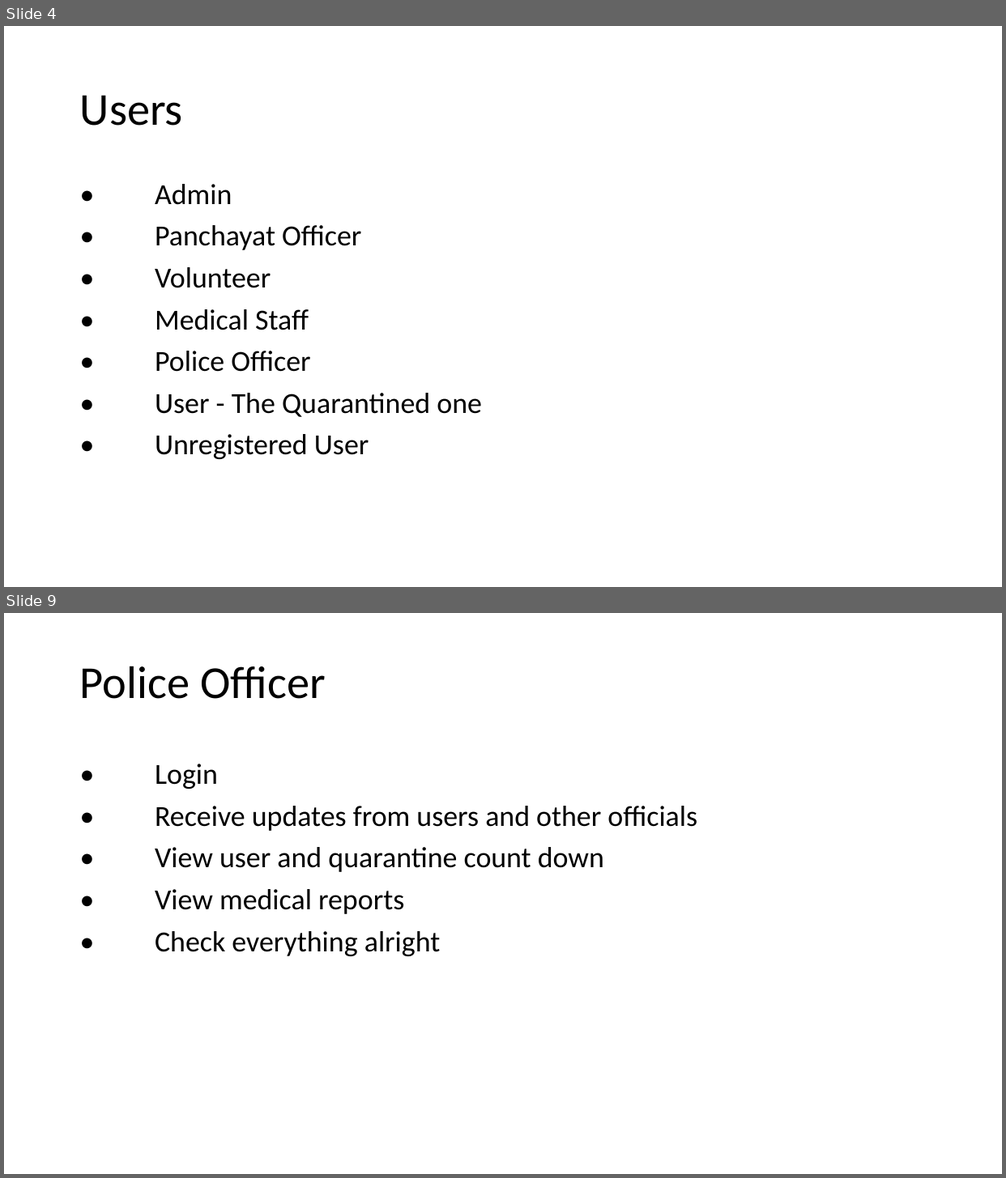
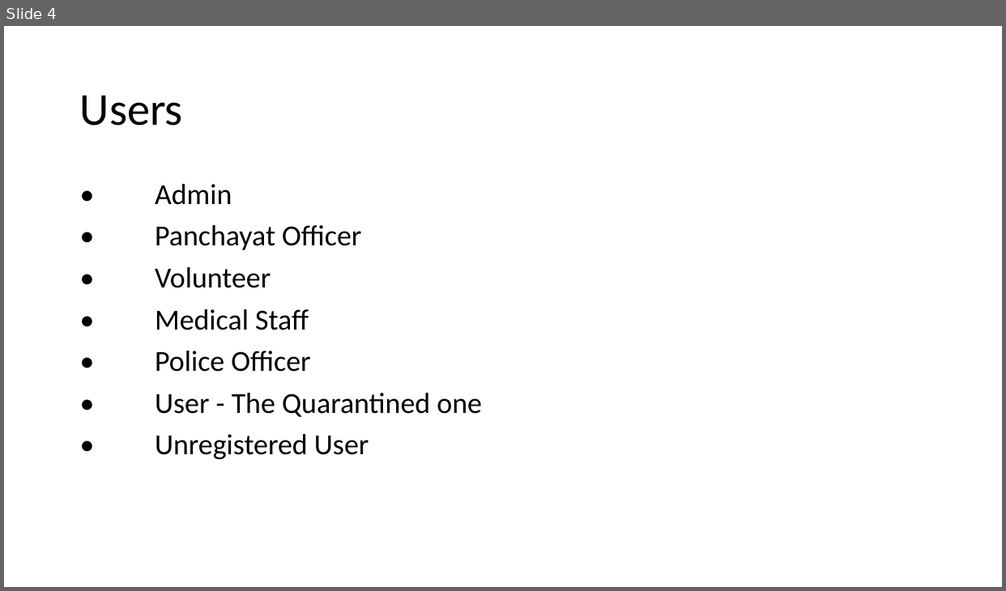
Before and after one commit to alan-jozf/Home-Care, a slide deck: Documents/Presentation.ppt. Shown one above the other, each under a label of ours: slides 4 and 9 before the commit, slide 4 after it; the slides between them are not shown. The pictures are 1006x1178 and 1006x591 pixels, drawn with LibreOffice and Linux fonts; fonts in the diff are those of the drawing. Boxes give left, top, right and bottom in pixels: in the first picture for what was removed or moved away, otherwise in the second. Text is boxed around its words. In the diff, an @@ line names an element or a change of style, - is before the commit and + after.

```diff
--- a/Documents/Presentation.ppt
+++ b/Documents/Presentation.ppt
@@ slide 9 removed at <box>4,613,1002,1174</box>, background #FFFFFF @@
@@ title removed at <box>80,666,326,699</box> @@
-Police Officer
@@ text removed at <box>155,764,697,956</box> @@
-• Login
-• Receive updates from users and other officials
-• View user and quarantine count down
-• View medical reports
-• Check everything alright
```
Also in this commit, not shown: 6 other slides removed, 8 other files.
